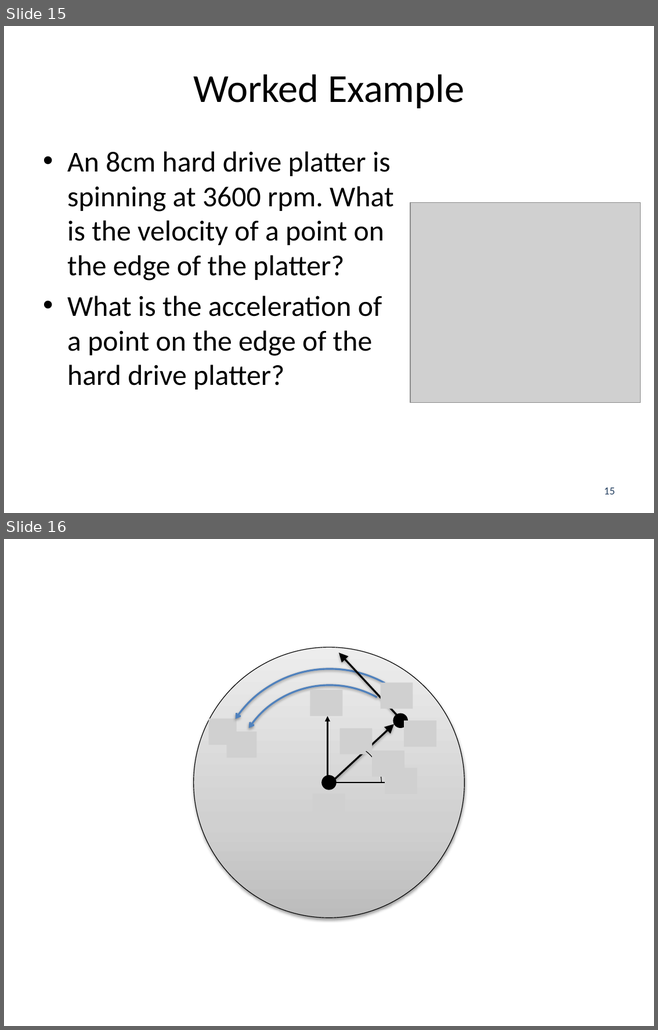
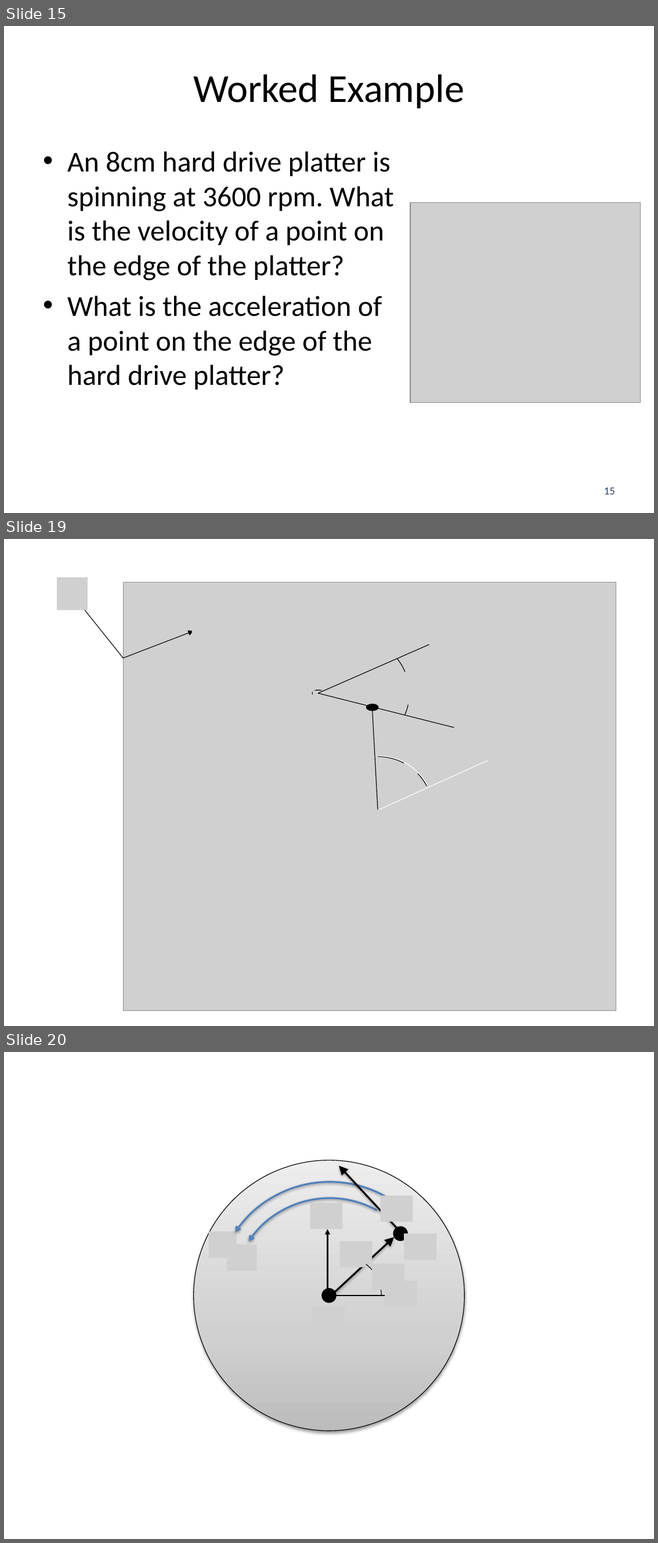
Before and after one commit to JacobMoore/mechanics_textbook, a slide deck: Lecture Slides/VideoLectureSlides/12.2 vector.pptx. Shown one above the other, each under a label of ours: slides 15 and 16 before the commit, slides 15, 19 and 20 after it; the slides between them are not shown. The pictures are 658x1030 and 658x1543 pixels, drawn with LibreOffice and Linux fonts; fonts in the diff are those of the drawing; grey boxes stand for pictures. Boxes give left, top, right and bottom in pixels: in the first picture for what was removed or moved away, otherwise in the second. Text is boxed around its words. In the diff, an @@ line names an element or a change of style, - is before the commit and + after.

```diff
--- a/Lecture Slides/VideoLectureSlides/12.2 vector.pptx
+++ b/Lecture Slides/VideoLectureSlides/12.2 vector.pptx
@@ slide 19 added at (4, 539, 654, 1026), background #FFFFFF @@
@@ picture added at (57, 577, 87, 610) @@
@@ picture added at (123, 583, 615, 1011) @@
@@ arrow added from (123, 658) to (80, 604), #000000 0.75 pt @@
@@ picture added at (192, 604, 222, 636) @@
@@ arrow added from (123, 658) to (194, 631), #000000 0.75 pt @@
@@ arc (boxed as its full ellipse) added at (286, 626, 421, 761), outline #000000 0.75 pt @@
@@ line added from (318, 694) to (429, 644), #000000 0.75 pt @@
@@ picture added at (404, 672, 436, 705) @@
@@ ellipse added at (313, 690, 324, 696), fill #000000, outline #000000 2 pt @@
@@ picture added at (313, 690, 346, 723) @@
@@ line added from (318, 694) to (454, 727), #000000 0.75 pt @@
@@ ellipse added at (366, 705, 378, 710), fill #000000, outline #000000 2 pt @@
@@ picture added at (372, 708, 404, 740) @@
@@ line added from (378, 810) to (372, 710), #000000 0.75 pt @@
@@ arc (boxed as its full ellipse) added at (300, 734, 456, 890), outline #000000 0.75 pt @@
@@ arc (boxed as its full ellipse) added at (301, 734, 456, 889), outline #FFFFFF 0.75 pt @@
@@ picture added at (404, 741, 436, 773) @@
@@ line added from (379, 810) to (487, 761), #FFFFFF 0.75 pt @@
@@ what was slide 16 is now slide 20 @@
```
Also in this commit, not shown: 4 other slides added, 29 other files.
